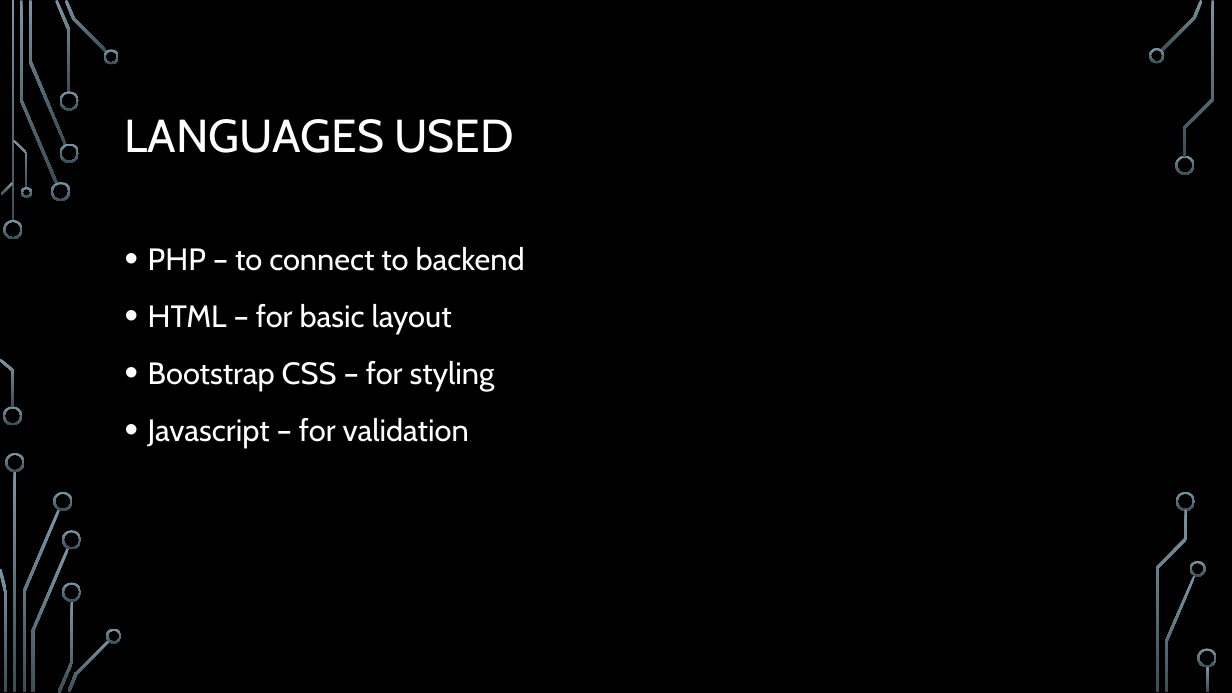
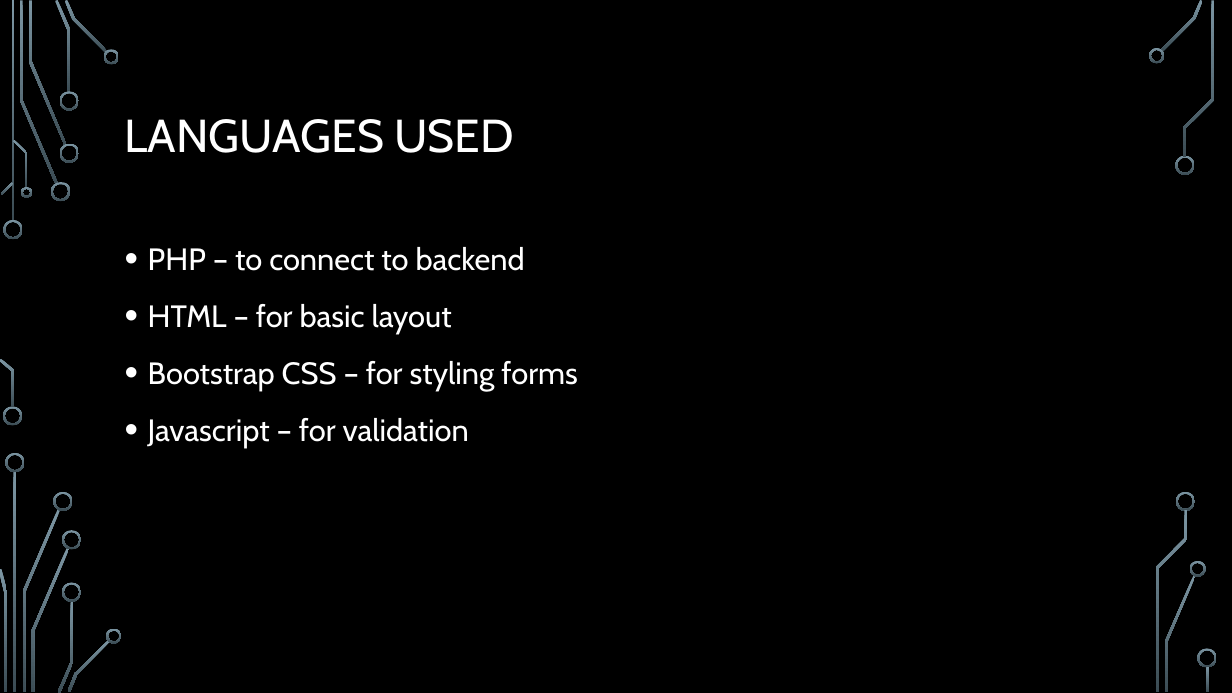
Before and after one commit to sundmm/CS372-Course-Project, a slide deck: slide 2 of Course project.pptx. Drawn at 1232x693 pixels with LibreOffice and Linux fonts; fonts in the diff are those of the drawing; background and template pictures are left out. Boxes give left, top, right and bottom in pixels: in the first picture for what was removed or moved away, otherwise in the second. Text is boxed around its words. In the diff, an @@ line names an element or a change of style, - is before the commit and + after.

Commit message:
Minor edit to last slide

```diff
--- a/Course project.pptx
+++ b/Course project.pptx
@@ text at (x1=148, y1=361, x2=577, y2=391): text changed @@
-• Bootstrap CSS – for styling
+• Bootstrap CSS – for styling forms
```
Also in this commit, not shown: 1 other slide changed.
